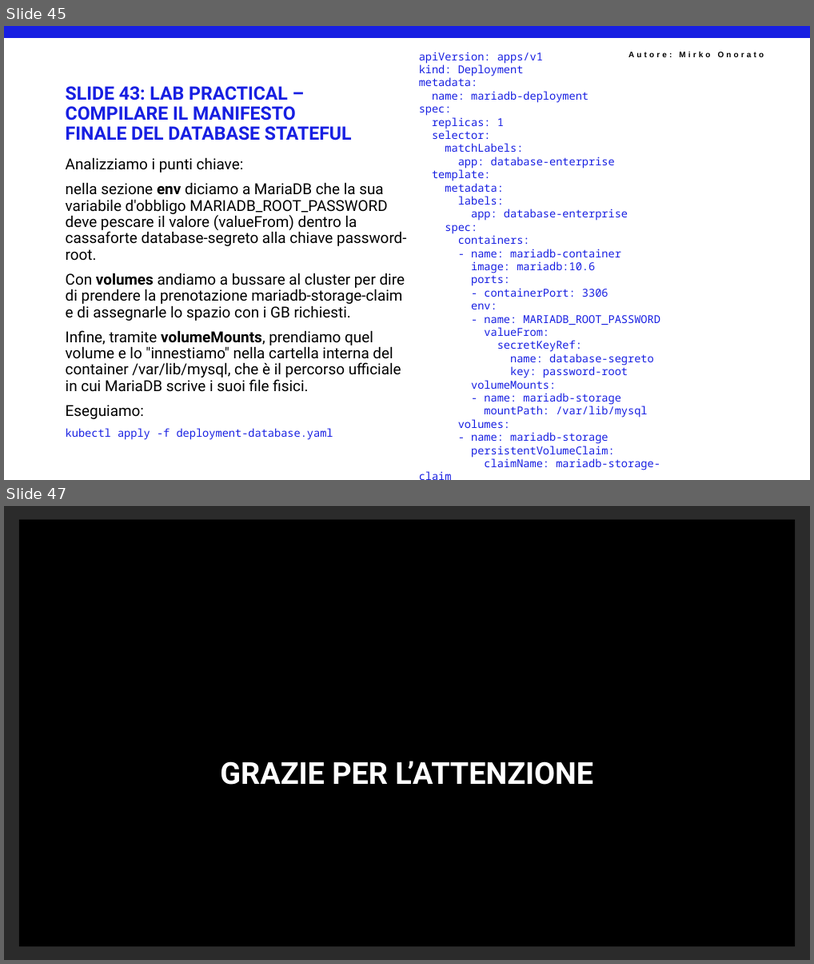
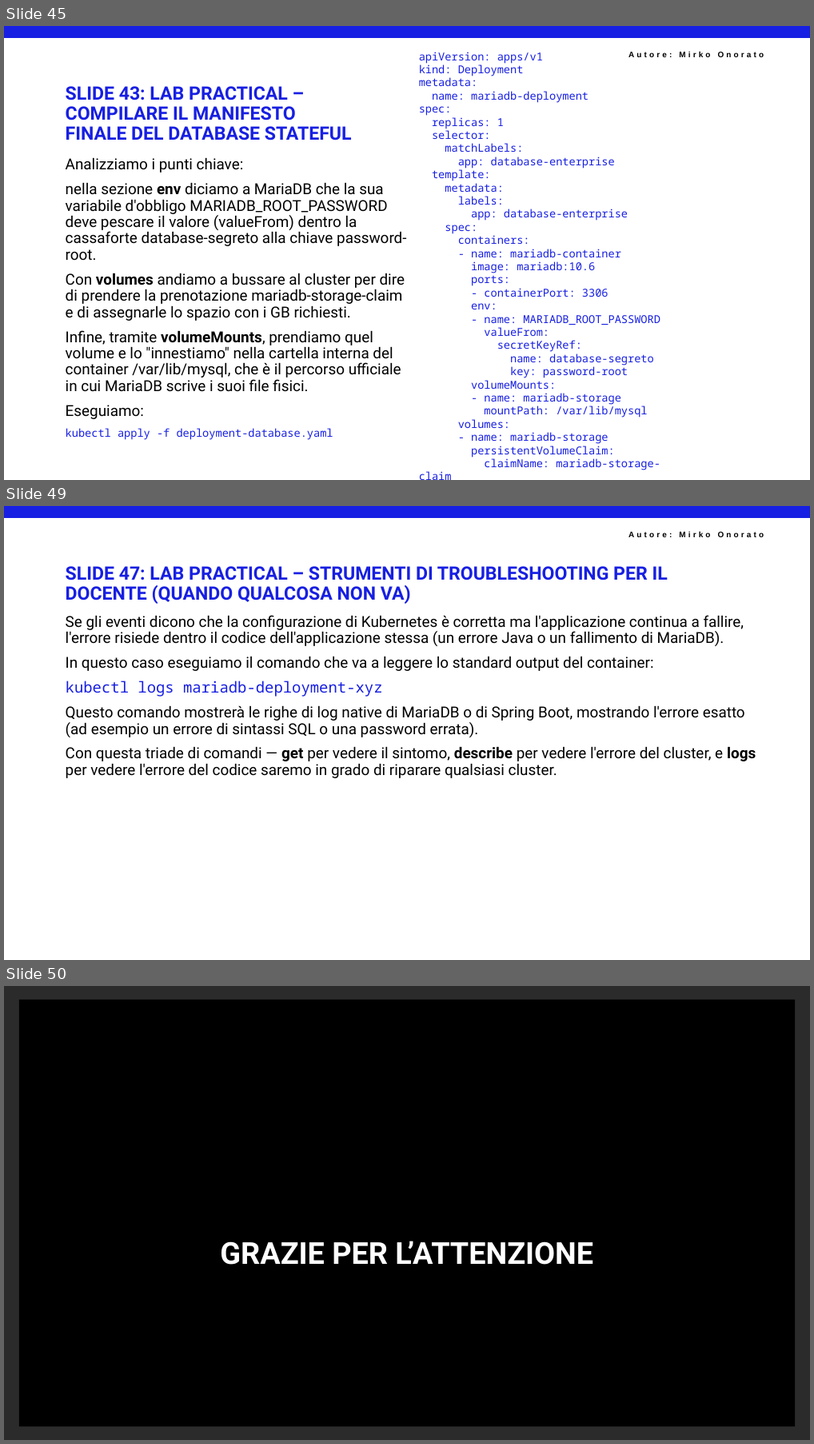
Before and after one commit to mirkoSkF/Docker-Slides, a slide deck: 5 - IL NETWORKING DI KUBERNETES E I SERVICE (L'ANIMA DELLA RETE).pptx. Shown one above the other, each under a label of ours: slides 45 and 47 before the commit, slides 45, 49 and 50 after it; the slides between them are not shown. The pictures are 814x964 and 814x1444 pixels, drawn with LibreOffice and Linux fonts; fonts in the diff are those of the drawing; background and template pictures are left out; a plain dark background stands for a picture behind light text. Boxes give left, top, right and bottom in pixels: in the first picture for what was removed or moved away, otherwise in the second. Text is boxed around its words. In the diff, an @@ line names an element or a change of style, - is before the commit and + after.

```diff
--- a/5 - IL NETWORKING DI KUBERNETES E I SERVICE (L'ANIMA DELLA RETE).pptx
+++ b/5 - IL NETWORKING DI KUBERNETES E I SERVICE (L'ANIMA DELLA RETE).pptx
@@ slide 49 added at [4,506,810,960], background #FFFFFF; not listed: 2 template elements that a slide beside it also shows @@
@@ title added at [66,566,668,604], 22 pt, text #171FE2, bold @@
+SLIDE 47: LAB PRACTICAL – STRUMENTI DI TROUBLESHOOTING PER IL DOCENTE (QUANDO QUALCOSA NON VA)
@@ text added at [66,615,756,778], 18 pt, text #000000 @@
+Se gli eventi dicono che la configurazione di Kubernetes è corretta ma l'applicazione continua a fallire, l'errore risiede dentro il codice dell'applicazione stessa (un errore Java o un fallimento di MariaDB).
+In questo caso eseguiamo il comando che va a leggere lo standard output del container:
+kubectl logs mariadb-deployment-xyz
+Questo comando mostrerà le righe di log native di MariaDB o di Spring Boot, mostrando l'errore esatto (ad esempio un errore di sintassi SQL o una password errata).
+Con questa triade di comandi — get per vedere il sintomo, describe per vedere l'errore del cluster, e logs per vedere l'errore del codice saremo in grado di riparare qualsiasi cluster.
@@ what was slide 47 is now slide 50 @@
```
Also in this commit, not shown: 1 slide changed, 2 other slides added.
